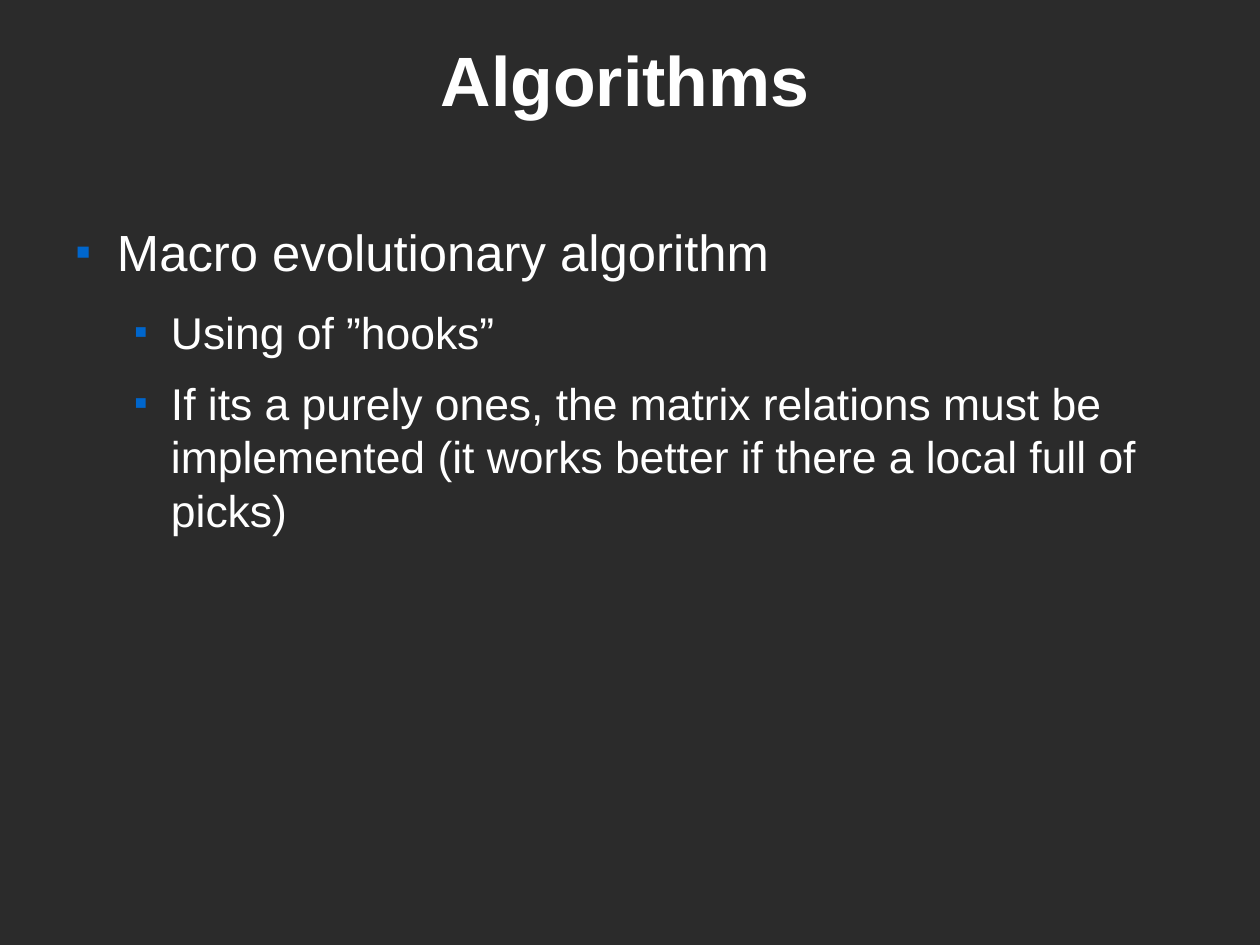
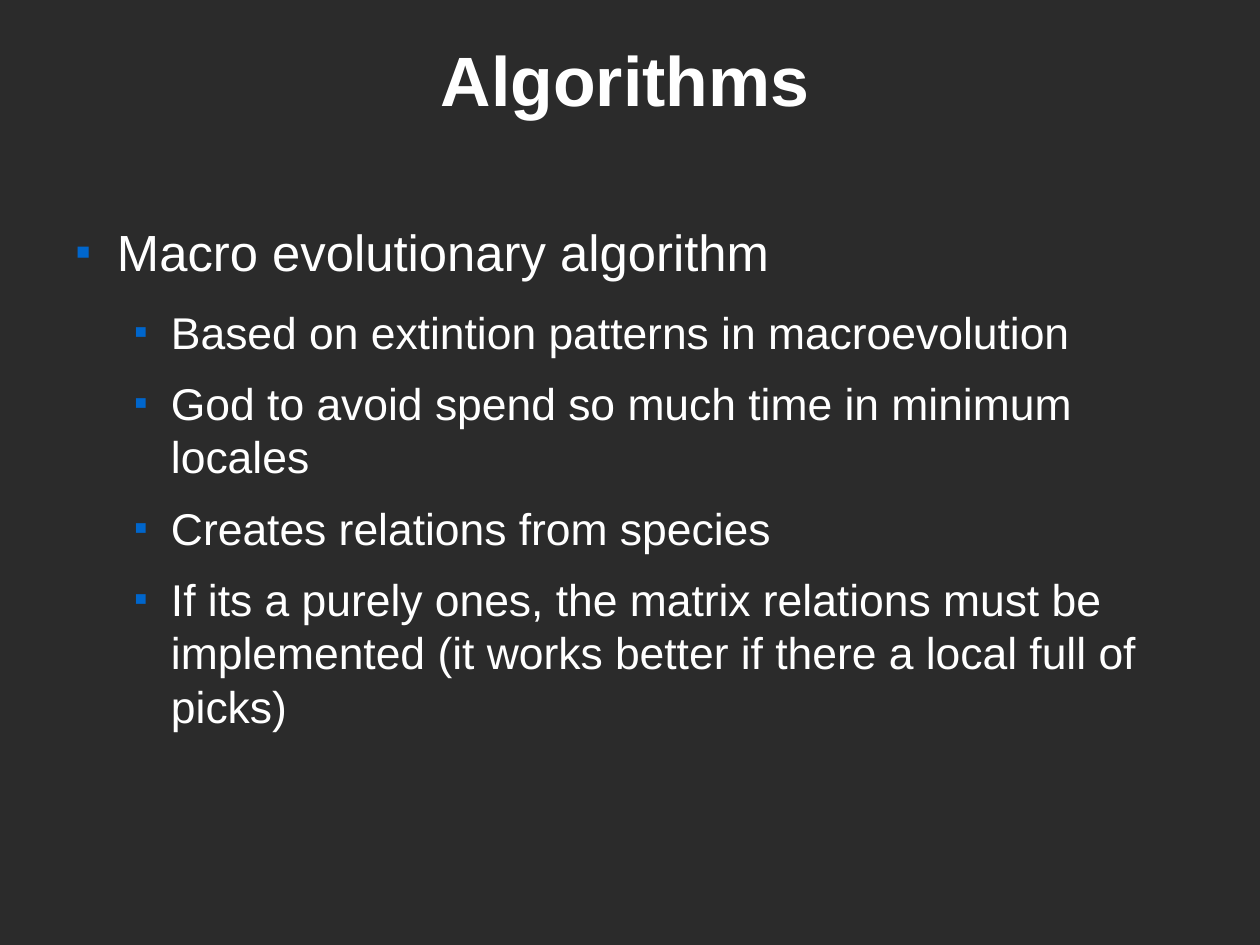
Before and after one commit to mandorman/macroevolve, a slide deck: slide 5 of docs/armand_landscape_minimitzation.odp. Drawn at 1260x945 pixels with LibreOffice and Linux fonts; fonts in the diff are those of the drawing; background and template pictures are left out; a plain dark background stands for a picture behind light text. Boxes give left, top, right and bottom in pixels: in the first picture for what was removed or moved away, otherwise in the second. Text is boxed around its words. In the diff, an @@ line names an element or a change of style, - is before the commit and + after.

Commit message:
Implemented first version of genetic algorithm (without mutations and crossovers) but following the philosophy of the system...

```diff
--- a/docs/armand_landscape_minimitzation.odp
+++ b/docs/armand_landscape_minimitzation.odp
@@ text at bbox=[171, 316, 1071, 554]: text changed @@
-  ■ Using of ”hooks”
+  ■ Based on extintion patterns in macroevolution
+  ■ God to avoid spend so much time in minimum locales
+  ■ Creates relations from species
```
Also in this commit, not shown: 1 other slide changed, 4 other files.
